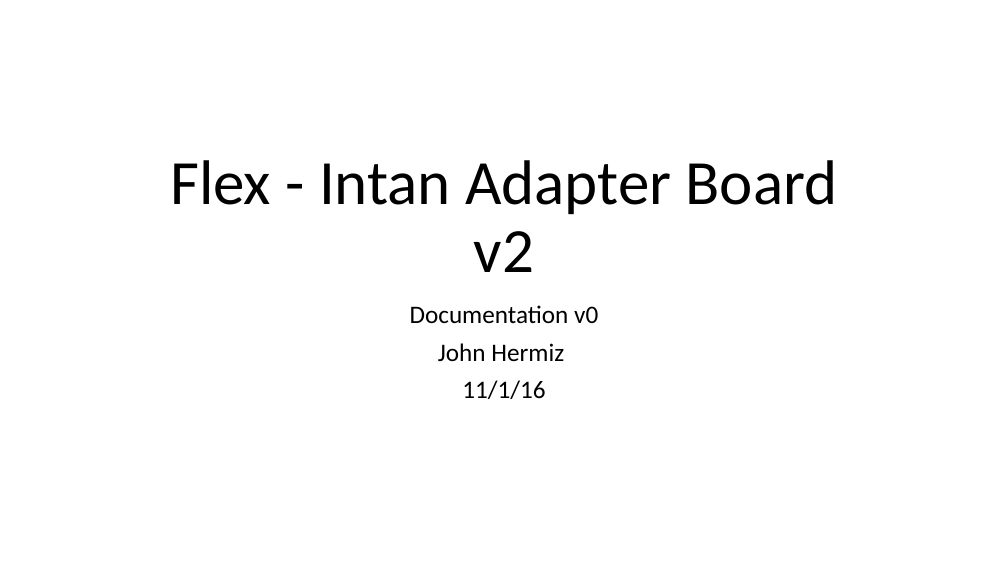
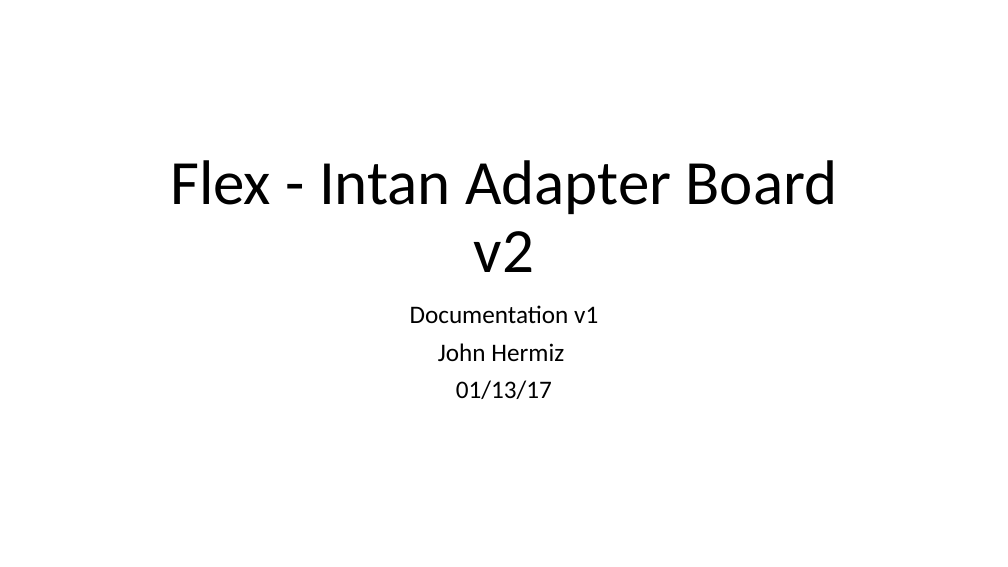
Before and after one commit to TNEL-UCSD/nacq, a slide deck: slide 1 of pcbs/Flex Adapter/Flex - Intan Adapter Board v2 Documentation.pptx. Drawn at 1008x567 pixels with LibreOffice and Linux fonts; fonts in the diff are those of the drawing. Boxes give left, top, right and bottom in pixels: in the first picture for what was removed or moved away, otherwise in the second. Text is boxed around its words. In the diff, an @@ line names an element or a change of style, - is before the commit and + after.

Commit message:
Updated Flex Adapter docs to include switch config slide

```diff
--- a/pcbs/Flex Adapter/Flex - Intan Adapter Board v2 Documentation.pptx
+++ b/pcbs/Flex Adapter/Flex - Intan Adapter Board v2 Documentation.pptx
@@ subtitle at bbox=[410, 305, 598, 324]: text changed @@
-Documentation v0
+Documentation v1
@@ subtitle at bbox=[456, 380, 552, 399]: text changed @@
-11/1/16
+01/13/17
```
Also in this commit, not shown: 1 other slide changed, 1 slide added, 3 other files.
